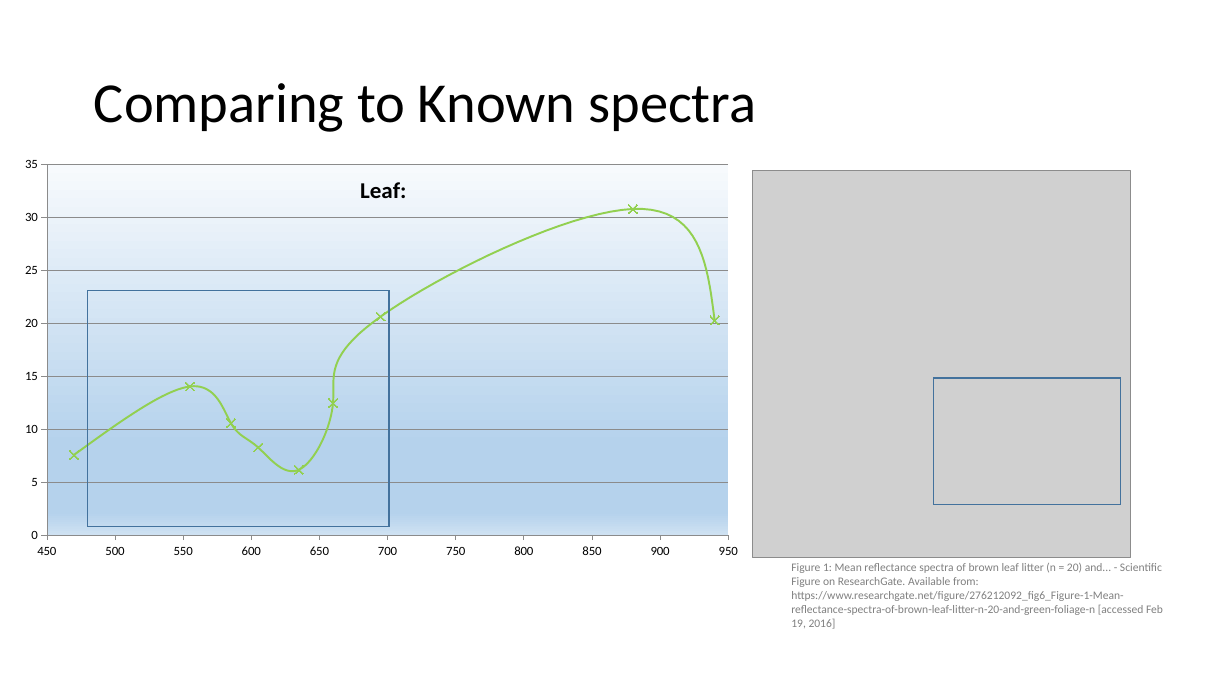
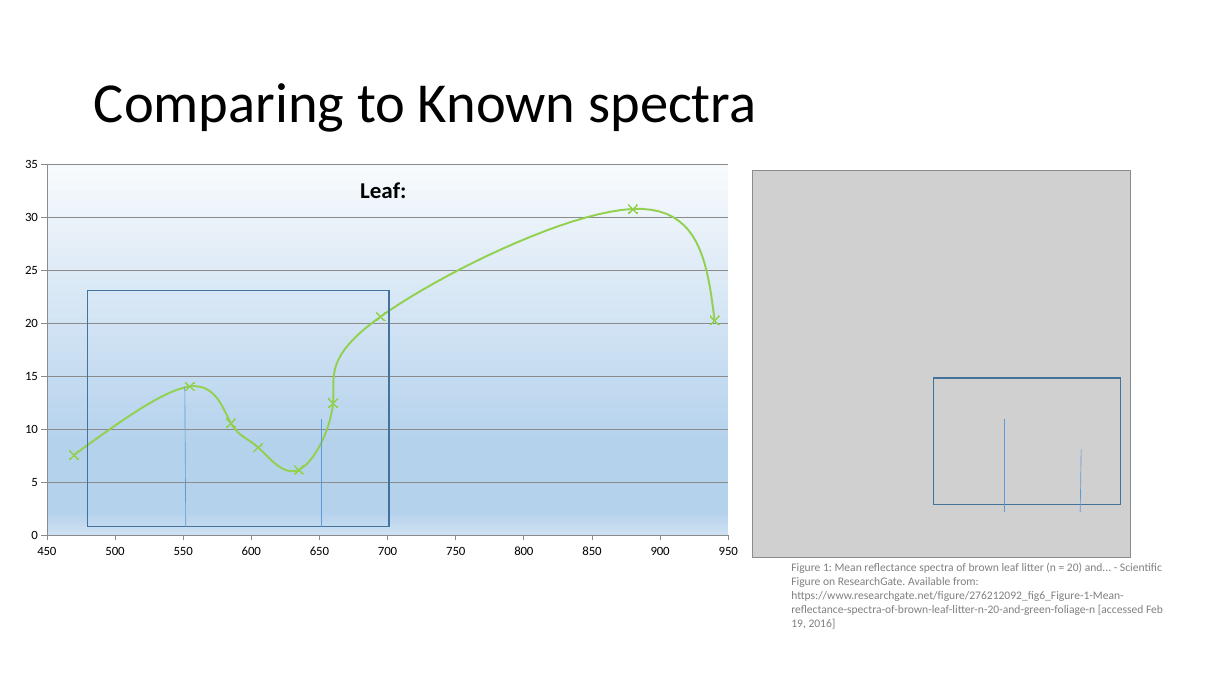
Before and after one commit to Group19-SecondYearProjects/MoonSpectroscopy, a slide deck: slide 5 of Spectra.of.the.Moon.using.a.Robotic.Telescope.pptx (slide 4 before the commit). Drawn at 1232x693 pixels with LibreOffice and Linux fonts; fonts in the diff are those of the drawing; grey boxes stand for pictures. Boxes give left, top, right and bottom in pixels: in the first picture for what was removed or moved away, otherwise in the second. Text is boxed around its words. In the diff, an @@ line names an element or a change of style, - is before the commit and + after.

```diff
--- a/Spectra.of.the.Moon.using.a.Robotic.Telescope.pptx
+++ b/Spectra.of.the.Moon.using.a.Robotic.Telescope.pptx
@@ line added from (185, 387) to (186, 527), #5B9BD5 0.5 pt @@
@@ line added from (322, 419) to (322, 527), #5B9BD5 0.5 pt @@
@@ line added from (1004, 419) to (1004, 512), #5B9BD5 0.5 pt @@
@@ line added from (1081, 449) to (1080, 512), #5B9BD5 0.5 pt @@
```
Also in this commit, not shown: 1 slide added.
